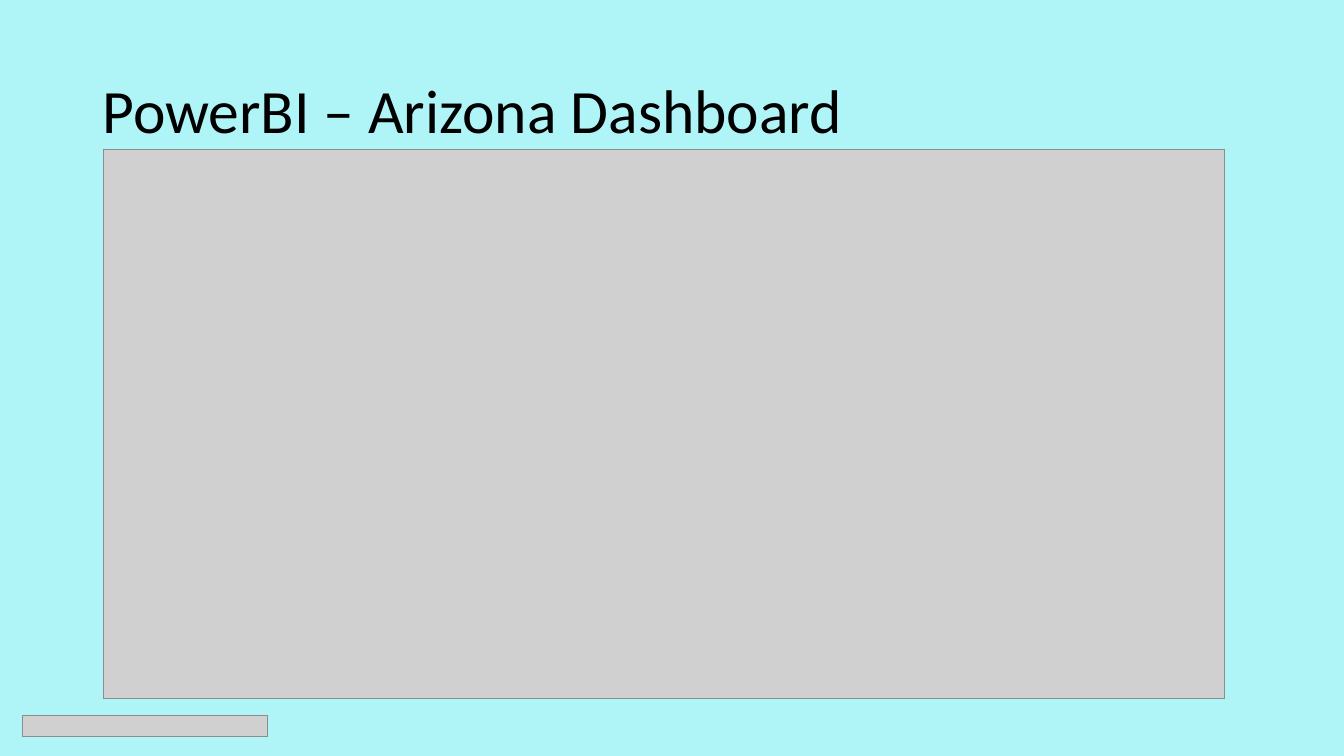
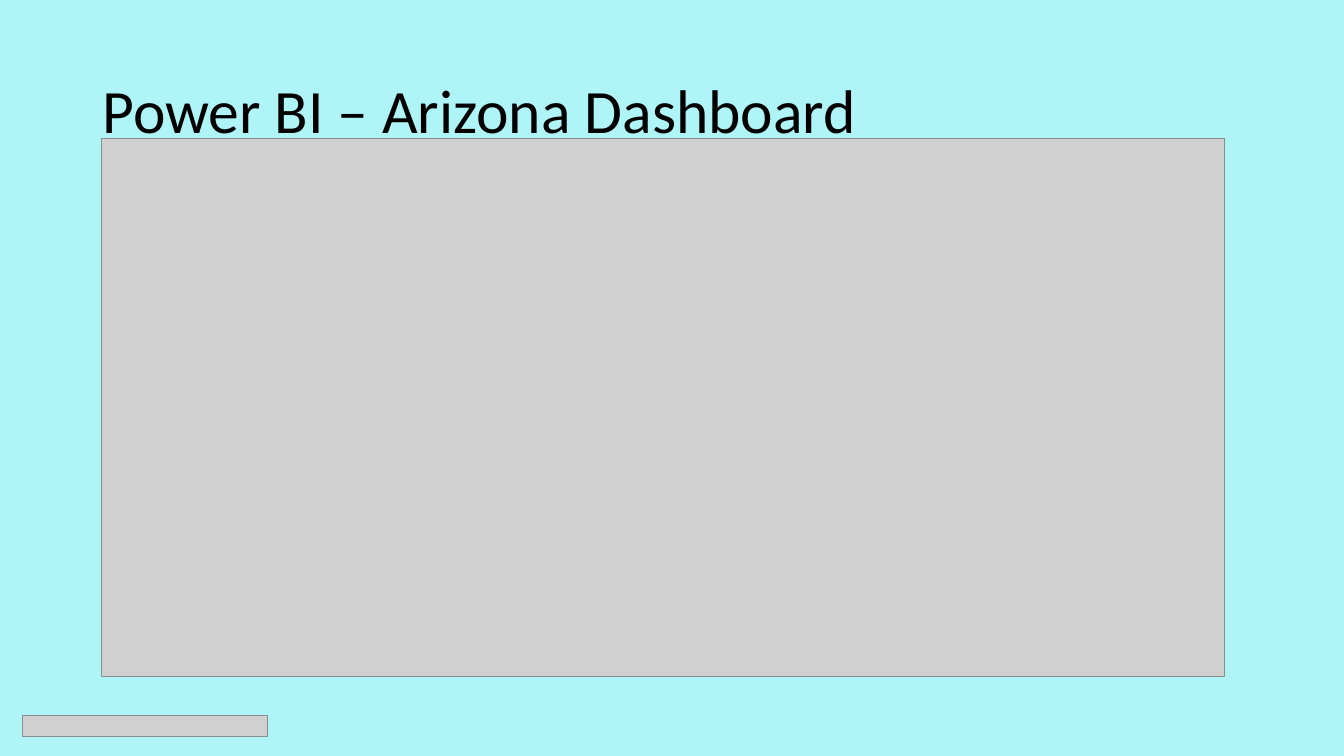
Before and after one commit to Tom-Hudson88/Capstone, a slide deck: slide 10 of NSS Capstone powerpoint.pptx (slide 9 before the commit). Drawn at 1344x756 pixels with LibreOffice and Linux fonts; fonts in the diff are those of the drawing; grey boxes stand for pictures. Boxes give left, top, right and bottom in pixels: in the first picture for what was removed or moved away, otherwise in the second. Text is boxed around its words. In the diff, an @@ line names an element or a change of style, - is before the commit and + after.

```diff
--- a/NSS Capstone powerpoint.pptx
+++ b/NSS Capstone powerpoint.pptx
@@ title at [102, 90, 856, 139]: spaces changed @@
-PowerBI – Arizona Dashboard
+Power BI – Arizona Dashboard
@@ picture: place and size @@
-picture at [104, 150, 1225, 699]
+picture at [102, 139, 1225, 677]
```
Also in this commit, not shown: 6 other slides changed, 2 slides added, 6 other files.
